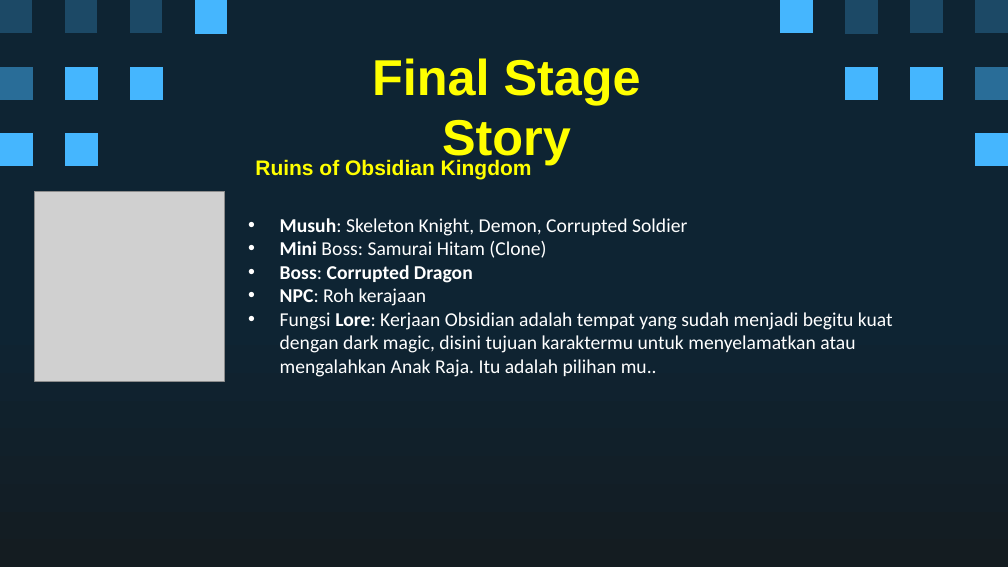
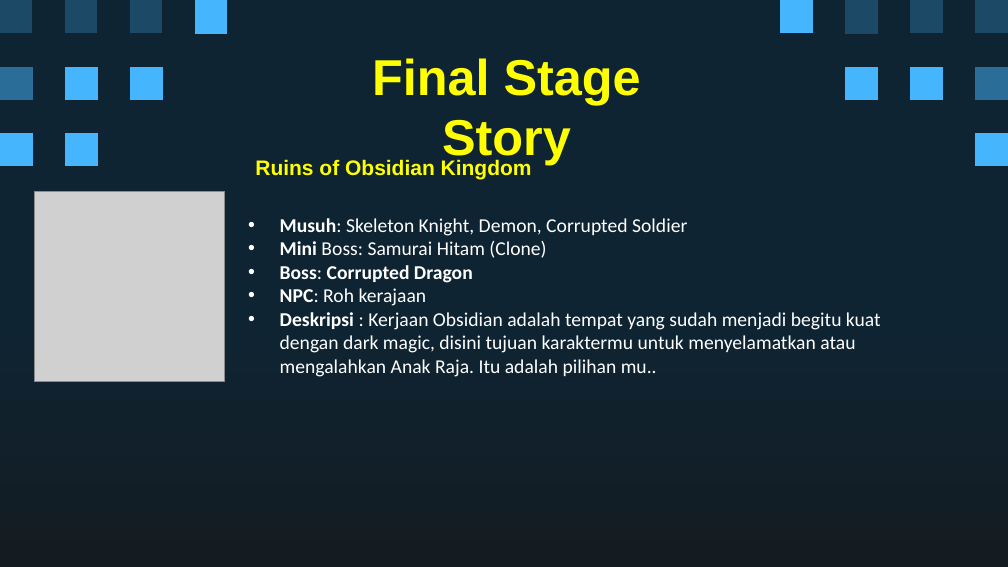
Before and after one commit to Ricardhad/gameProgProject, a slide deck: slide 18 of Super Pixel Vintage Gaming by Slidesgo.pptx. Drawn at 1008x567 pixels with LibreOffice and Linux fonts; fonts in the diff are those of the drawing; grey boxes stand for pictures. Boxes give left, top, right and bottom in pixels: in the first picture for what was removed or moved away, otherwise in the second. Text is boxed around its words. In the diff, an @@ line names an element or a change of style, - is before the commit and + after.

```diff
--- a/Super Pixel Vintage Gaming by Slidesgo.pptx
+++ b/Super Pixel Vintage Gaming by Slidesgo.pptx
@@ subtitle at (280, 312, 881, 377): text changed @@
-• Fungsi Lore: Kerjaan Obsidian adalah tempat yang sudah menjadi begitu kuat dengan dark magic, disini tujuan karaktermu untuk menyelamatkan atau mengalahkan Anak Raja. Itu adalah pilihan mu..
+• Deskripsi : Kerjaan Obsidian adalah tempat yang sudah menjadi begitu kuat dengan dark magic, disini tujuan karaktermu untuk menyelamatkan atau mengalahkan Anak Raja. Itu adalah pilihan mu..
```
Also in this commit, not shown: 3 other slides changed, 1 other file.
